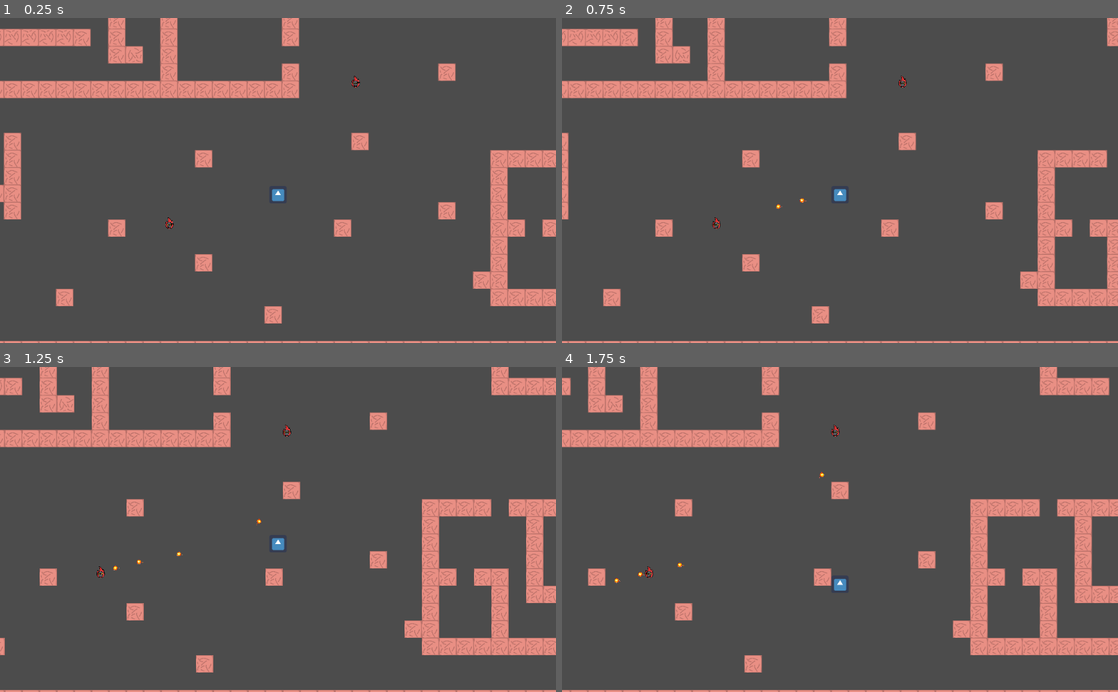
Above: before the commit, frames 1-4 (two rows, left to right).
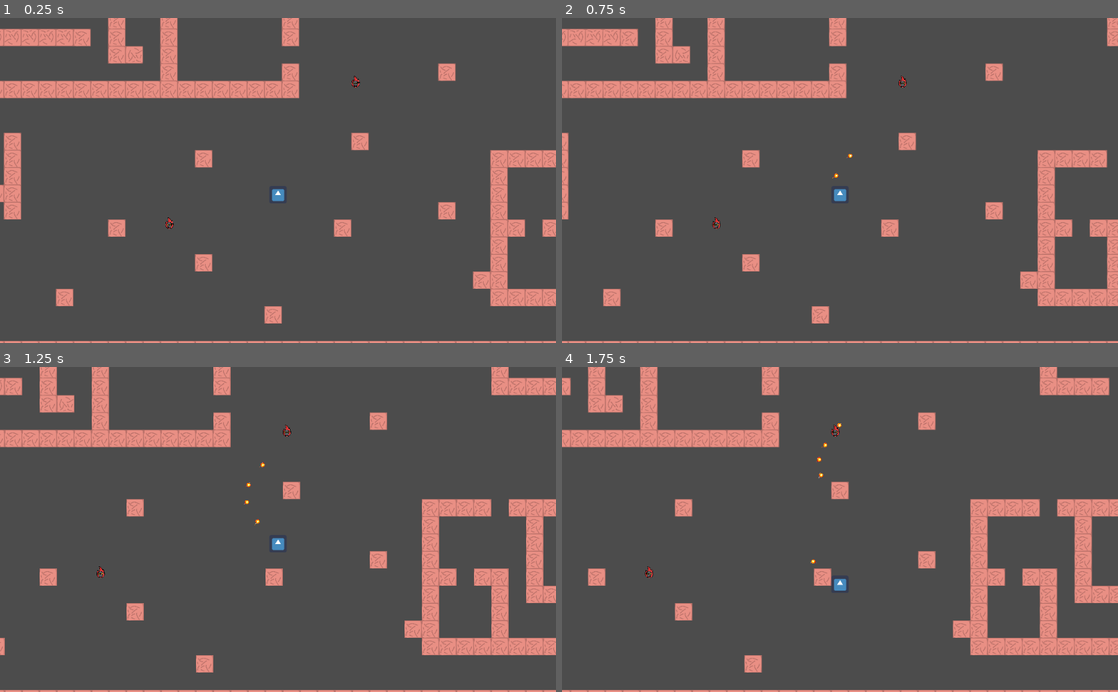
Above: after the commit, the same moments.

Repository: felipe-canales/LVAGames
Game: Godot game, scene res://level_test.tscn
Two runs of this game, one before a commit and one after it. Both use one fixed random seed, a clock stepped at 60 frames per second and the inputs below. The engine's default icon, where the game draws it, is replaced by a stand-in: a white triangle on a blue panel in a dark square.
Inputs:
- Up to frame 1 (0.25 s): no input
- Up to frame 2 (0.75 s): tap Enter at 0.5 s; hold D (player_right) from 0.53 s (still down)
- Up to frame 3 (1.25 s): keep holding D (player_right)
- Up to frame 4 (1.75 s): release D (player_right) at 1.28 s; hold S (player_down) from 1.28 s (still down)

Frame 1 is identical in both runs. In frame 2, less than 0.1% of the frame differs, in the area x 38-53%, y 41-59%; in frame 3, less than 0.1%; in frame 4, less than 0.1%, in the area x 9-51%, y 17-67%.

Commit message:
Ahora analiza a quien disparar

Diff:
--- a/level_test.tscn
+++ b/level_test.tscn
@@ -14,7 +14,7 @@
 [node name="Bullets" type="Node2D" parent="Player"]
 
 [node name="Gun" parent="Player" instance=ExtResource( 4 )]
-position = Vector2( -0.950001, -0.302 )
+position = Vector2( -4.2741, -0.301998 )
 
 [node name="Camera2D" type="Camera2D" parent="Player"]
 current = true
@@ -38,6 +38,16 @@
 
 [node name="Enemy_Group" type="Node" parent="."]
 
+[node name="Enemy6" parent="Enemy_Group" instance=ExtResource( 2 )]
+position = Vector2( 1571.02, 141.365 )
+
+[node name="Enemy5" parent="Enemy_Group" instance=ExtResource( 2 )]
+position = Vector2( 1234.18, 151.338 )
+scale = Vector2( 0.2, 0.2 )
+
+[node name="Enemy4" parent="Enemy_Group" instance=ExtResource( 2 )]
+position = Vector2( 259.508, 93.155 )
+
 [node name="Enemy2" parent="Enemy_Group" instance=ExtResource( 2 )]
 position = Vector2( 807.802, 289.457 )
 
--- a/nodos/Enemy.gd
+++ b/nodos/Enemy.gd
@@ -6,7 +6,7 @@
 var destruction_started = true
 
 # Velocidad a la que se acerca el enemigo
-var velocidad = 1000
+var velocidad = 4000
 # Distancia entre el enemigo y el player
 var distancia = 200
 
--- a/nodos/Gun.gd
+++ b/nodos/Gun.gd
@@ -17,6 +17,9 @@
 var bullet_cooldown_counter = 0
 var distancia1 = 999999999999
 
+var min_enemy
+var enemigos_novisibles = []
+
 
 func _ready():
 	pass # Replace with function body.
@@ -27,35 +30,45 @@
 	var target_enemy
 
 	for enemigo in enemigos:
-		vector_distancia = enemigo.get_global_position() - get_global_position()
-		distancia = vector_distancia.length_squared()
-		if distancia < min_dist:
-			min_dist = distancia
-			target_enemy = enemigo
+		if !(enemigo in enemigos_novisibles):
+			vector_distancia = enemigo.get_global_position() - get_global_position()
+			distancia = vector_distancia.length_squared()
+			if distancia < min_dist:
+				min_dist = distancia
+				min_enemy = enemigo
+				var space_state = get_world_2d().get_direct_space_state()
+				var result = space_state.intersect_ray(global_position, min_enemy.global_position, [focus_enemy, get_parent()])
+				var collision:Node = result.collider
+				if !(collision == min_enemy):
+					enemigos_novisibles.append(min_enemy)
+				else:
+					target_enemy = min_enemy
 
+		if target_enemy:
+			if target_enemy.destroyed:
+				target_enemy.queue_free()
+				enemigos.erase(target_enemy)
 
-	if target_enemy:
-		if target_enemy.destroyed:
-			target_enemy.queue_free()
-			enemigos.erase(target_enemy)
+			rotation = ((target_enemy.global_position - global_position).angle())
 
-		rotation = ((target_enemy.global_position - global_position).angle())
-
-		var space_state = get_world_2d().get_direct_space_state()
-		var result = space_state.intersect_ray(global_position, target_enemy.global_position, [focus_enemy, get_parent()])
-		var collision:Node = result.collider
-
-
-		if bullet_cooldown_counter >= bullet_cooldown && collision.get_class() == "KinematicBody2D":
-			var bullet_inst = bullet.instance()
-			bullet_inst.global_position = global_position
-			bullet_inst.rotation = rotation
-			bullet_cooldown_counter = 0
-			get_tree().get_root().add_child(bullet_inst)
-			bullet_fire = true
+			if bullet_cooldown_counter >= bullet_cooldown:
+				var bullet_inst = bullet.instance()
+				bullet_inst.global_position = global_position
+				bullet_inst.rotation = rotation
+				bullet_cooldown_counter = 0
+				get_tree().get_root().add_child(bullet_inst)
+				bullet_fire = true
 
 	if bullet_fire:
 		bullet_cooldown_counter += delta
+
+	for enemigo in enemigos_novisibles:
+
+		var space_state = get_world_2d().get_direct_space_state()
+		var result = space_state.intersect_ray(global_position, enemigo.global_position, [focus_enemy, get_parent()])
+		var collision:Node = result.collider
+		if (collision == enemigo):
+			enemigos_novisibles.erase(enemigo)
 
 func _on_Gun_body_entered(body:Node):
 
